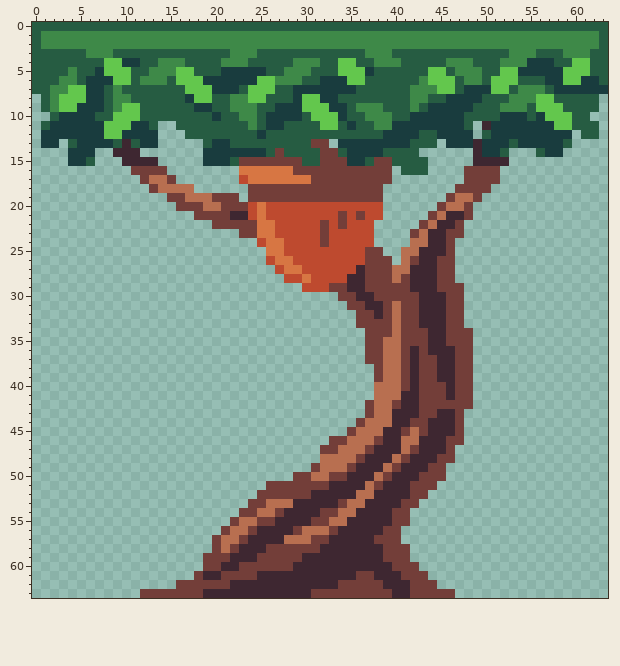
Two versions of one pixel-art sprite, Sprites/Tree/tree_with_acorn.png. This is how it looked before the edit.
The file is 64x64 pixels.
Now the later version:
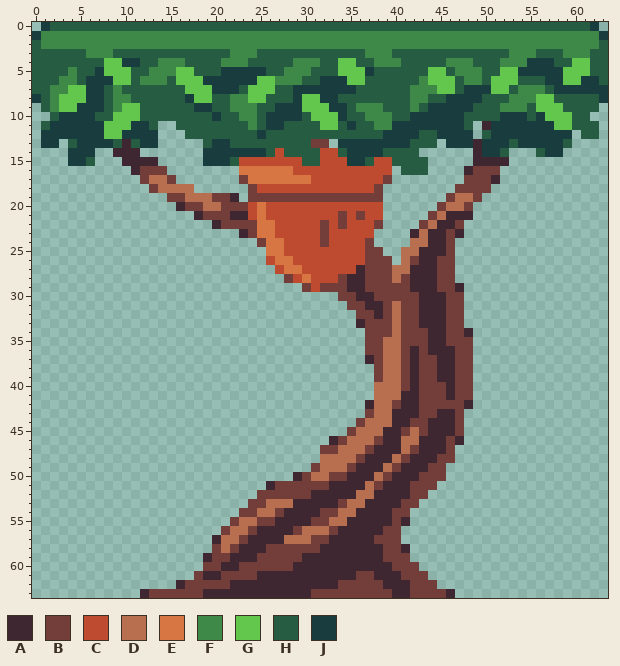
Palette (. is transparent): A #3e2731  B #733e39  C #be4a2f  D #b86f50  E #d77643  F #3e8948  G #63c74d  H #265c42  J #193c3e
Changes in this commit:
The author changed colour B to colour A in row 16 at x 11 and 48; in row 17 at x 51; in row 19 at x 22; in row 20 at x 16; in row 21 at x 18 and 48; in row 22 at x 20.
The author changed colour B to colour A in row 23 at x 23, 42 and 47; in row 29 at x 47; in row 33 at x 36; in row 34 at x 48; in row 37 at x 37; in row 42 at x 37 and 48.
The author changed colour B to colour A in row 46 at x 33 and 47; in row 50 at x 29; in row 51 at x 26; in row 55 at x 41; in row 57 at x 20; in row 58 at x 41.
The author changed colour B to colour A in row 59 at x 19; in row 62 at x 16; in row 63 at x 12 and 46.
Colour B now appears in row 22 at x 38.
The author changed colour C to colour B in row 17 at x 23; in row 24 at x 25 and 37; in row 28 at x 28 and 34; in row 29 at x 30 and 32.
The author changed colour B to colour C in row 14 at x 27 and 32 to 33; in row 15 at x 23 to 29, 32 to 34 and 38 to 39; in row 16 at x 29 to 39; in row 17 at x 31 to 38; in row 18 at x 25 to 37.
Colour J now appears in row 8 at x 0 and 63.
The author changed colour H to colour J in row 0 at x 1 and 62; in row 1 at x 0 and 63.
Colour H is gone in row 0 at x 0 and 63.
